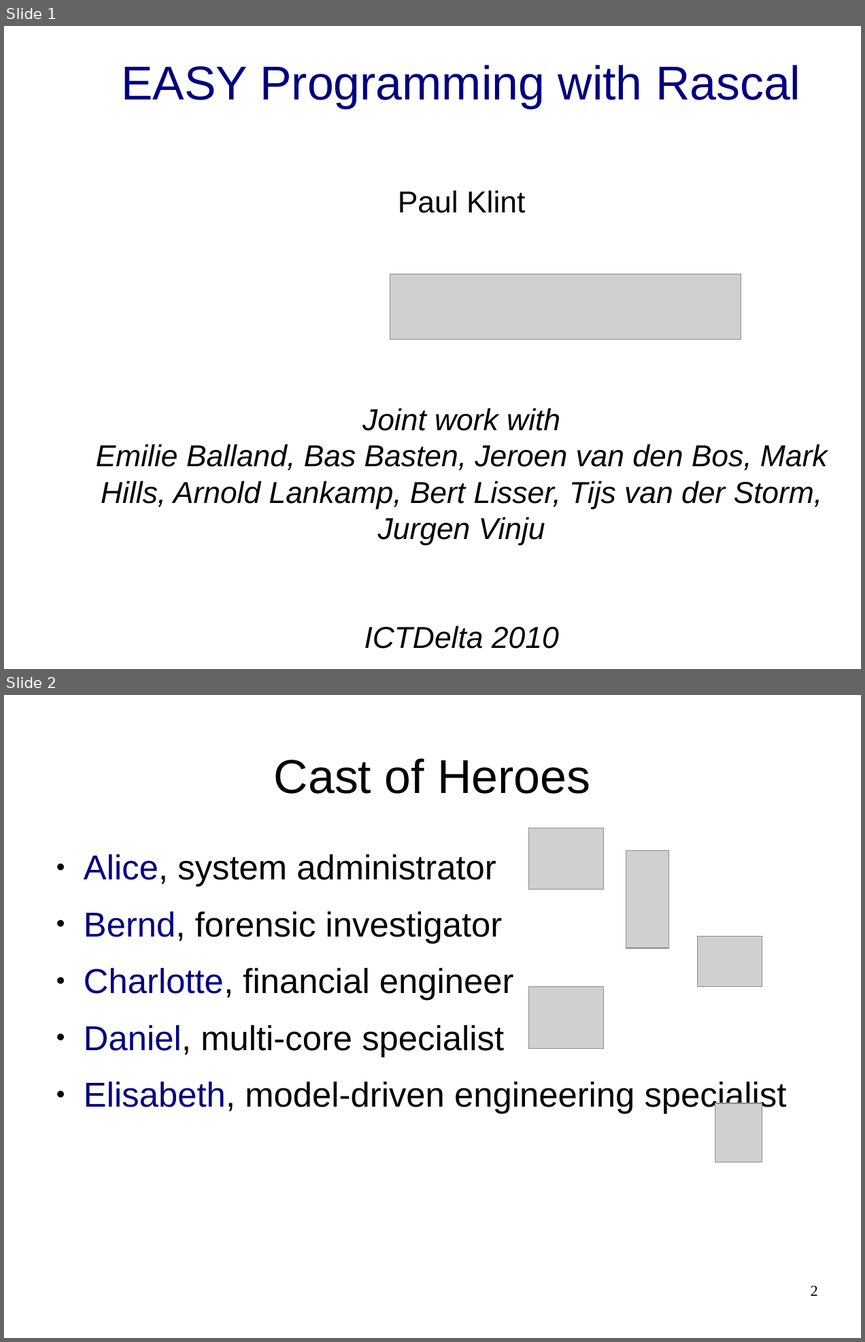
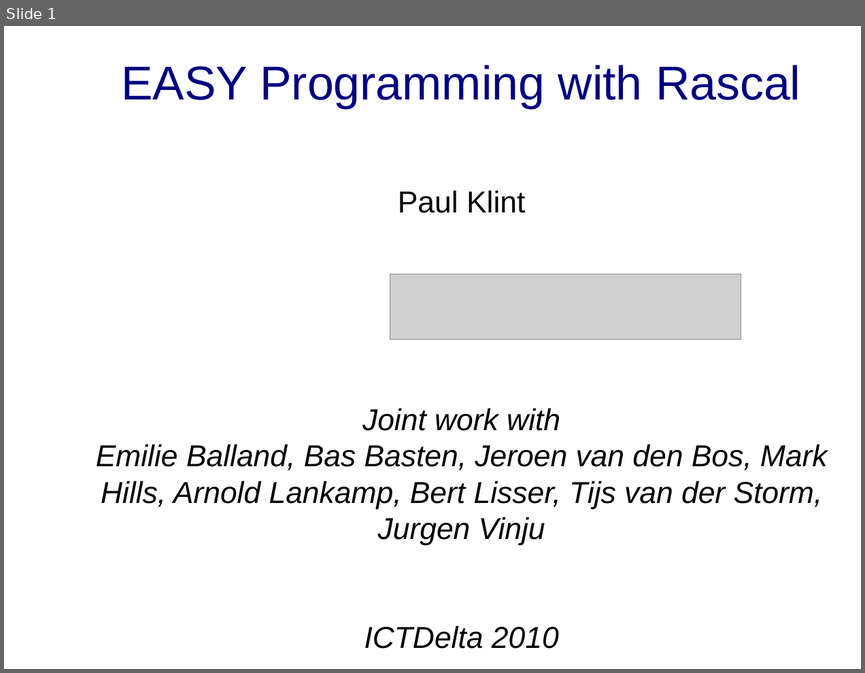
Before and after one commit to cwi-swat/meta-environment, a slide deck: meta-doc/analysis/rascal-slides/rascal-ictdelta.odp. Shown one above the other, each under a label of ours: slides 1 and 2 before the commit, slide 1 after it. The pictures are 865x1342 and 865x673 pixels, drawn with LibreOffice and Linux fonts; fonts in the diff are those of the drawing; grey boxes stand for pictures; background and template pictures are left out. Boxes give left, top, right and bottom in pixels: in the first picture for what was removed or moved away, otherwise in the second. Text is boxed around its words. In the diff, an @@ line names an element or a change of style, - is before the commit and + after.

```diff
--- a/meta-doc/analysis/rascal-slides/rascal-ictdelta.odp
+++ b/meta-doc/analysis/rascal-slides/rascal-ictdelta.odp
@@ slide 2 removed at (x1=4, y1=695, x2=861, y2=1338), background #FFFFFF @@
@@ title removed at (x1=274, y1=758, x2=590, y2=794) @@
-Cast of Heroes
@@ picture removed at (x1=529, y1=828, x2=604, y2=889) @@
@@ text removed at (x1=84, y1=854, x2=787, y2=1114) @@
-● Alice, system administrator
-● Bernd, forensic investigator
-● Charlotte, financial engineer
-● Daniel, multi-core specialist
-● Elisabeth, model-driven engineering specialist
@@ picture removed at (x1=626, y1=851, x2=669, y2=949) @@
@@ picture removed at (x1=698, y1=936, x2=762, y2=987) @@
@@ picture removed at (x1=529, y1=987, x2=604, y2=1049) @@
@@ picture removed at (x1=715, y1=1103, x2=762, y2=1162) @@
@@ page number removed at (x1=810, y1=1285, x2=818, y2=1295) @@
-2
```
Also in this commit, not shown: 3 slides changed, 1 slide added, 3 other files.
